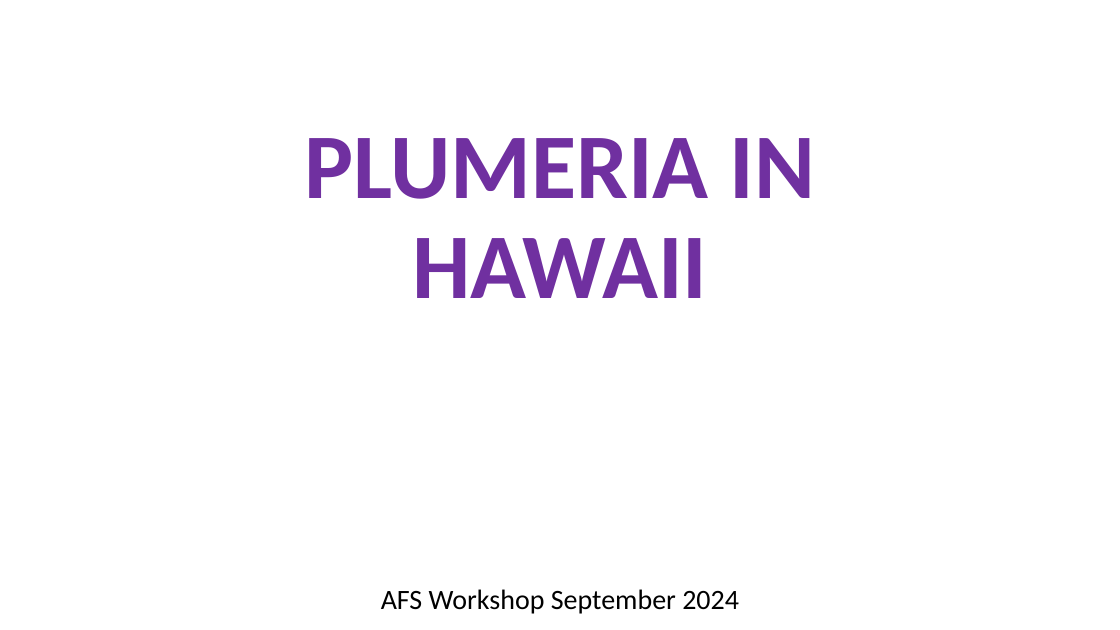
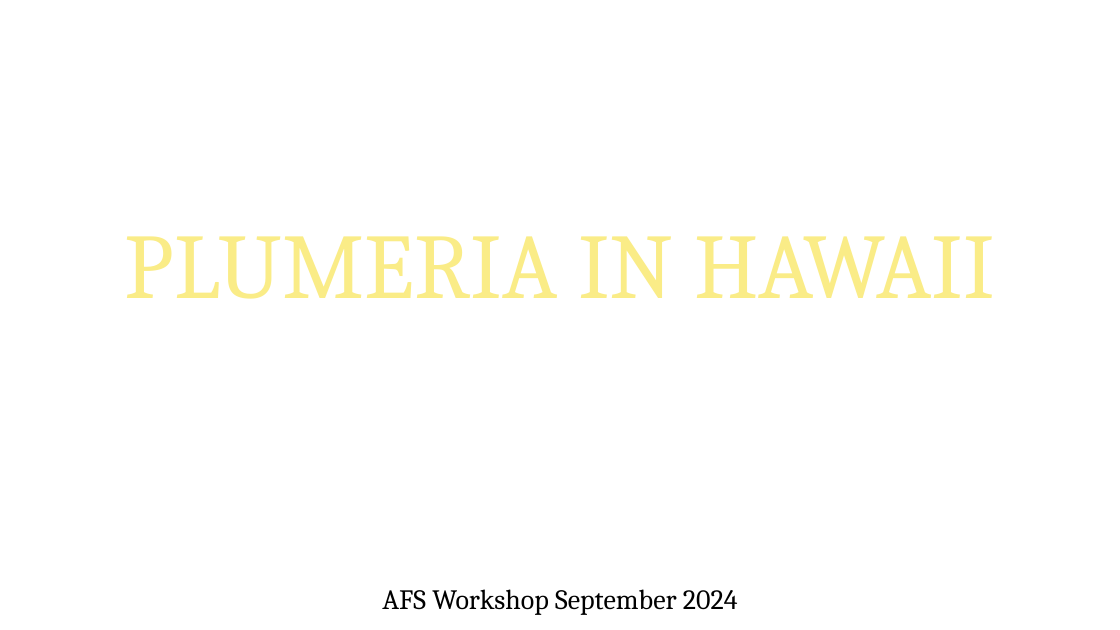
Before and after one commit to pdimens/AFSworkshop2024, a slide deck: slide 1 of Day2/Project/AFSWorkshop.plumeria.pptx. Drawn at 1120x630 pixels with LibreOffice and Linux fonts; fonts in the diff are those of the drawing; background and template pictures are left out. Boxes give left, top, right and bottom in pixels: in the first picture for what was removed or moved away, otherwise in the second. Text is boxed around its words. In the diff, an @@ line names an element or a change of style, - is before the commit and + after.

```diff
--- a/Day2/Project/AFSWorkshop.plumeria.pptx
+++ b/Day2/Project/AFSWorkshop.plumeria.pptx
@@ title "PLUMERIA IN HAWAII": place and size @@
-title "PLUMERIA IN HAWAII" at box(304, 138, 815, 298)
+title "PLUMERIA IN HAWAII" at box(125, 236, 995, 299)
@@ title "PLUMERIA IN HAWAII" at box(125, 236, 995, 299): font Calibri to Cambria, text colour #7030A0 to #FAEC87, bold off @@
@@ subtitle "AFS Workshop September 2024" at box(382, 589, 738, 615): font Calibri to Cambria @@
```
Also in this commit, not shown: 4 other slides changed.
